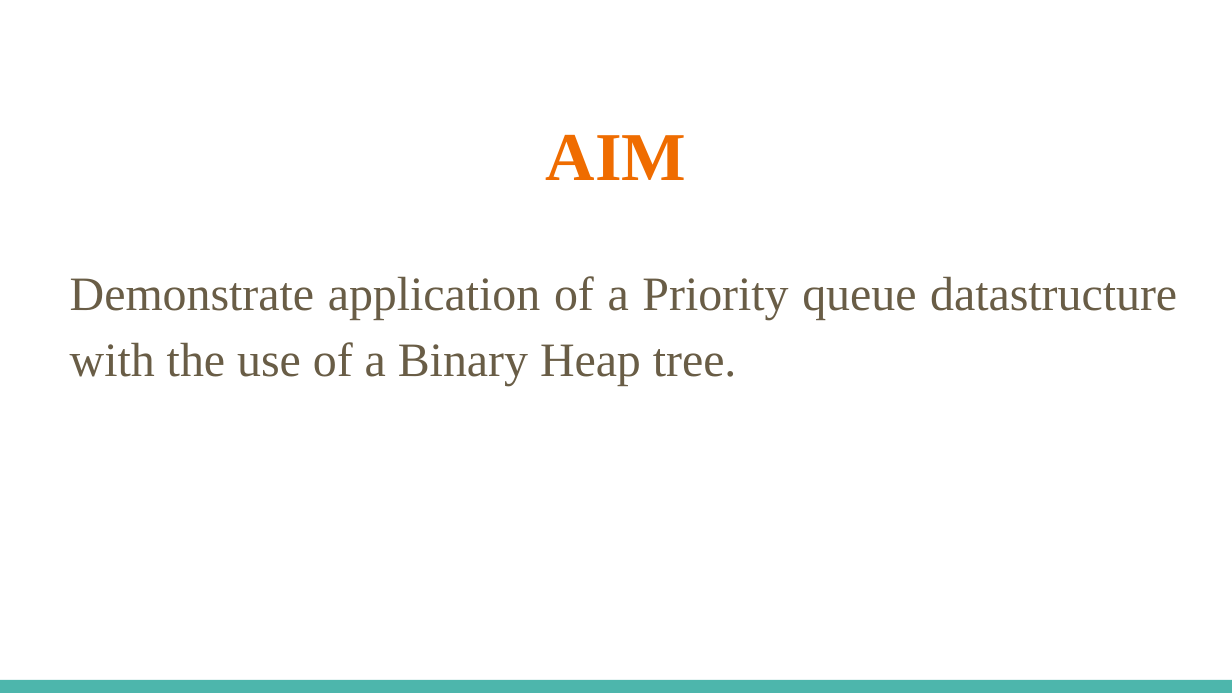
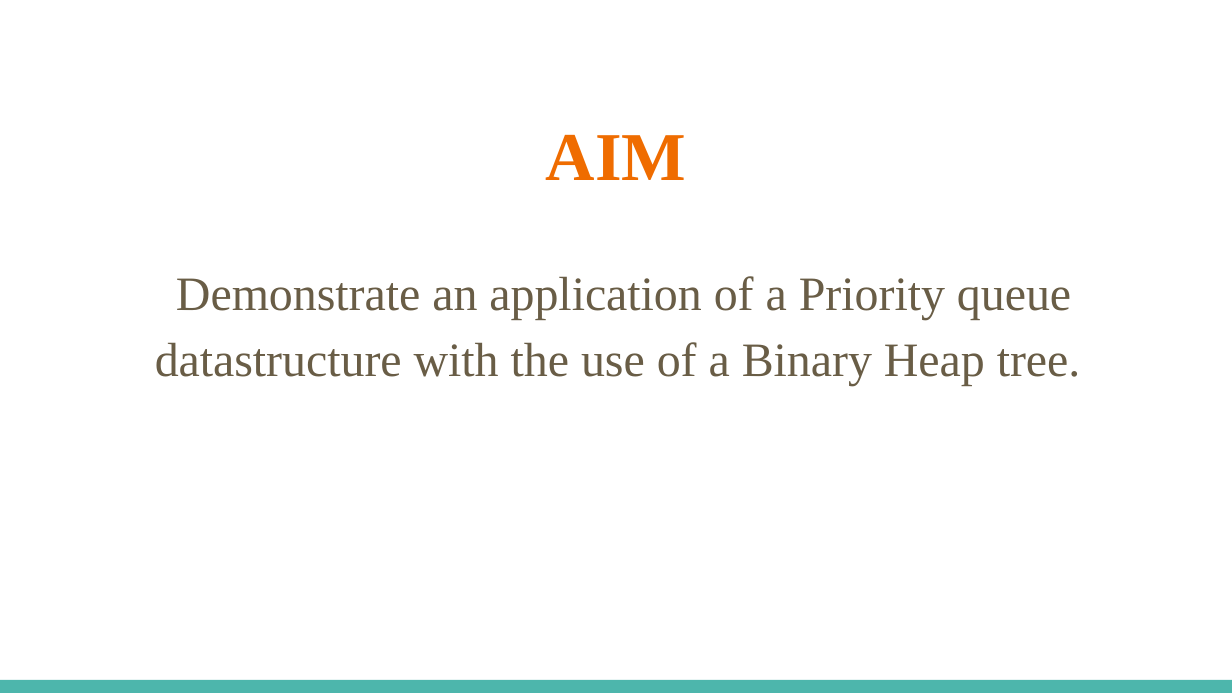
Before and after one commit to githubtvp/L2MX13, a slide deck: slide 2 of DSAsgn5Final/DSAsgmtPpt.pptx. Drawn at 1232x693 pixels with LibreOffice and Linux fonts; fonts in the diff are those of the drawing. Boxes give left, top, right and bottom in pixels: in the first picture for what was removed or moved away, otherwise in the second. Text is boxed around its words. In the diff, an @@ line names an element or a change of style, - is before the commit and + after.

```diff
--- a/DSAsgn5Final/DSAsgmtPpt.pptx
+++ b/DSAsgn5Final/DSAsgmtPpt.pptx
@@ text at bbox=[155, 276, 1081, 386]: text changed @@
-Demonstrate application of a Priority queue datastructure with the use of a Binary Heap tree.
+Demonstrate an application of a Priority queue datastructure with the use of a Binary Heap tree.
```
Also in this commit, not shown: 1 other slide changed, 6 other files.
